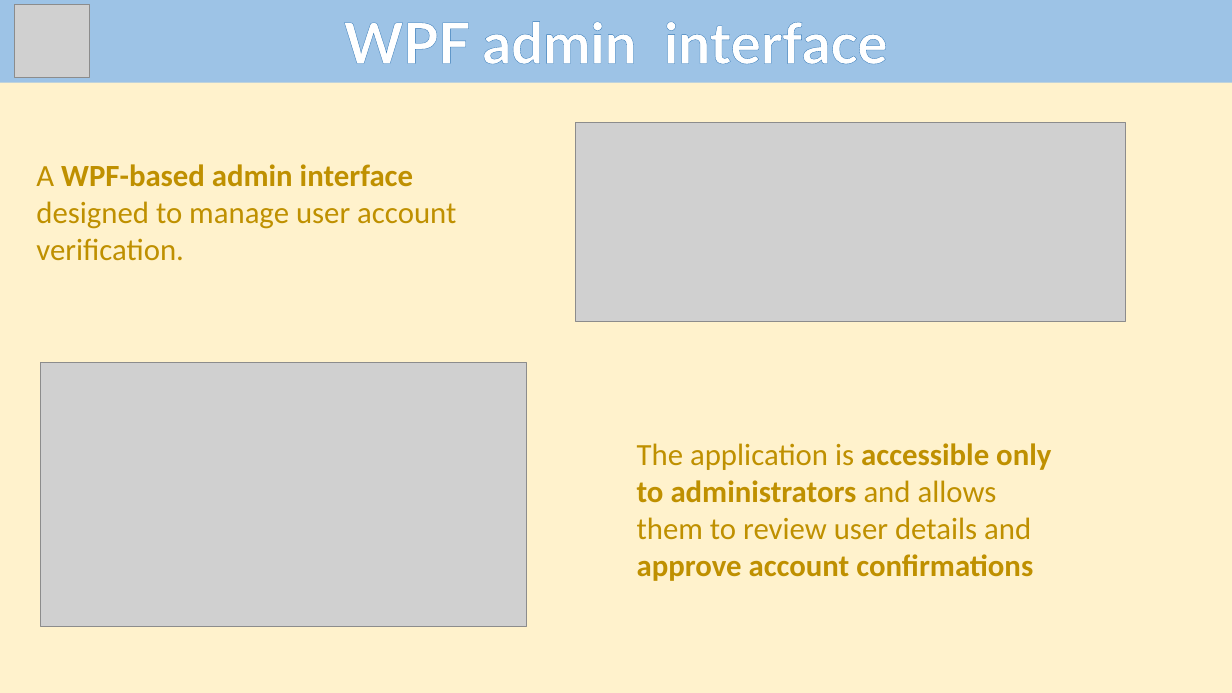
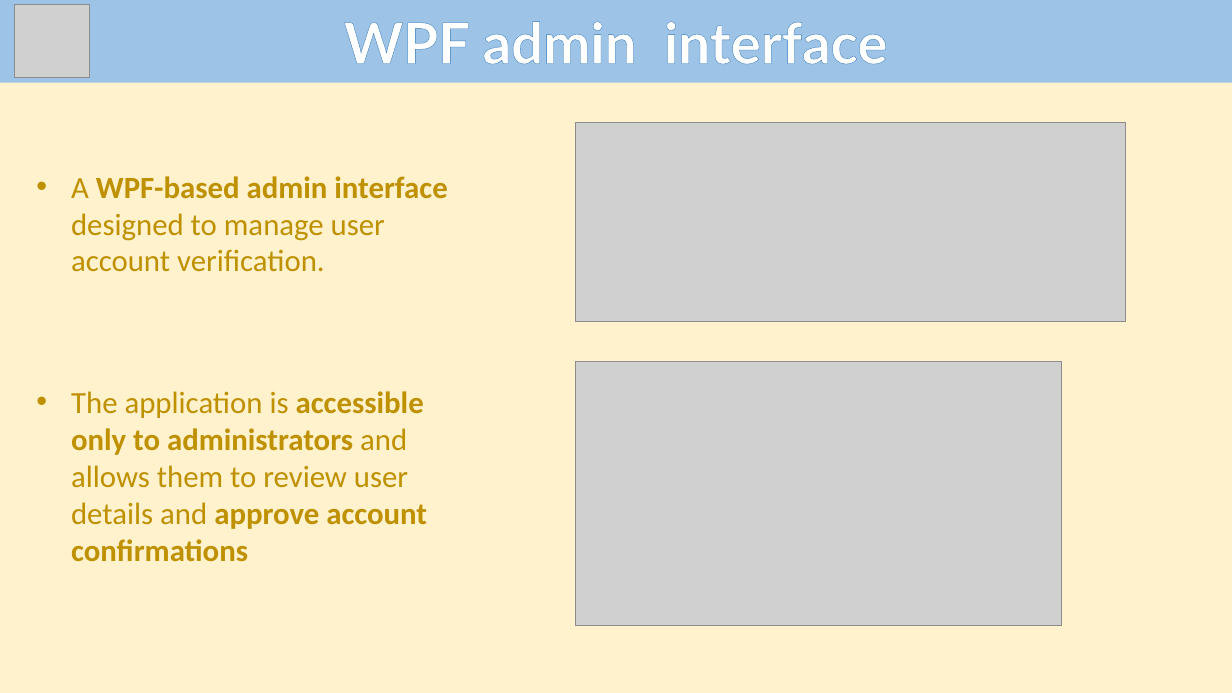
Before and after one commit to Andras-12c/Dozsa-Csarda, a slide deck: slide 14 of VizsgaremekEnglishPP.pptx. Drawn at 1232x693 pixels with LibreOffice and Linux fonts; fonts in the diff are those of the drawing; grey boxes stand for pictures. Boxes give left, top, right and bottom in pixels: in the first picture for what was removed or moved away, otherwise in the second. Text is boxed around its words. In the diff, an @@ line names an element or a change of style, - is before the commit and + after.

```diff
--- a/VizsgaremekEnglishPP.pptx
+++ b/VizsgaremekEnglishPP.pptx
@@ text "A WPF-based admin interface designed ...": place and size @@
-text "A WPF-based admin interface designed ..." at bbox=[36, 164, 456, 261]
+text "A WPF-based admin interface designed ..." at bbox=[71, 176, 447, 272]
@@ text "A WPF-based admin interface designed ..." at bbox=[71, 176, 447, 272]: bullet none to • @@
@@ text "The application is accessible only ..." at bbox=[71, 391, 427, 562]: bullet none to • @@
@@ text "The application is accessible only ...": place and size @@
-text "The application is accessible only ..." at bbox=[637, 443, 1051, 581]
+text "The application is accessible only ..." at bbox=[71, 391, 427, 562]
@@ picture: place and size @@
-picture at bbox=[41, 362, 527, 627]
+picture at bbox=[576, 361, 1062, 626]
```
Also in this commit, not shown: 2 other slides changed.
